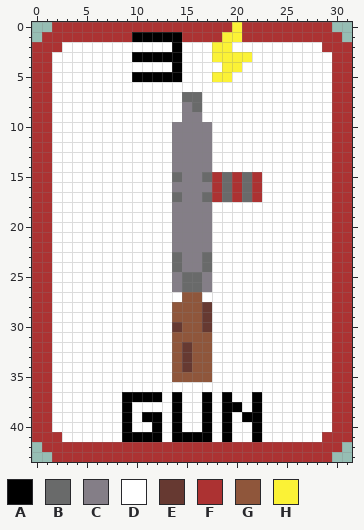
One commit to this pixel-art file: Textures/Cards/single_gun.aseprite. The picture above was drawn from the file before the commit.
32x44 pixels, 1 frame.
Palette (. is transparent): A #000000  B #696a6a  C #847e87  D #ffffff  E #663931  F #ac3232  G #8f563b  H #fbf236
The same view after the edit:
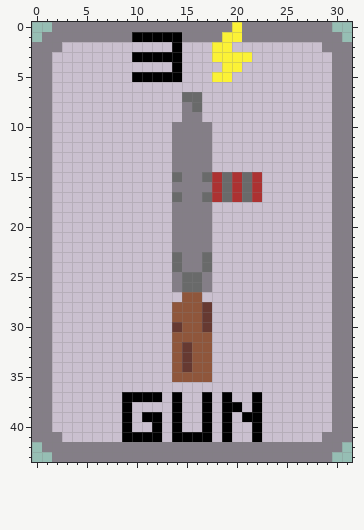
What changed:
Colour D changes from #ffffff to #cac0cf.
The edit turns colour F into colour C in row 0 at x 2 to 19 and 21 to 29; in row 1 at x 1 to 9, 15 to 18 and 21 to 30; in row 2 at x 0 to 2 and 29 to 31; in rows 3 to 40 at x 0 to 1 and 30 to 31; in row 41 at x 0 to 2 and 29 to 31; in row 42 at x 1 to 30.
The edit turns colour F into colour C in row 43 at x 2 to 29.
Where, in picture pixels (left, top, right, bottom), the same in both pictures:
changed: (32, 22, 352, 462)
